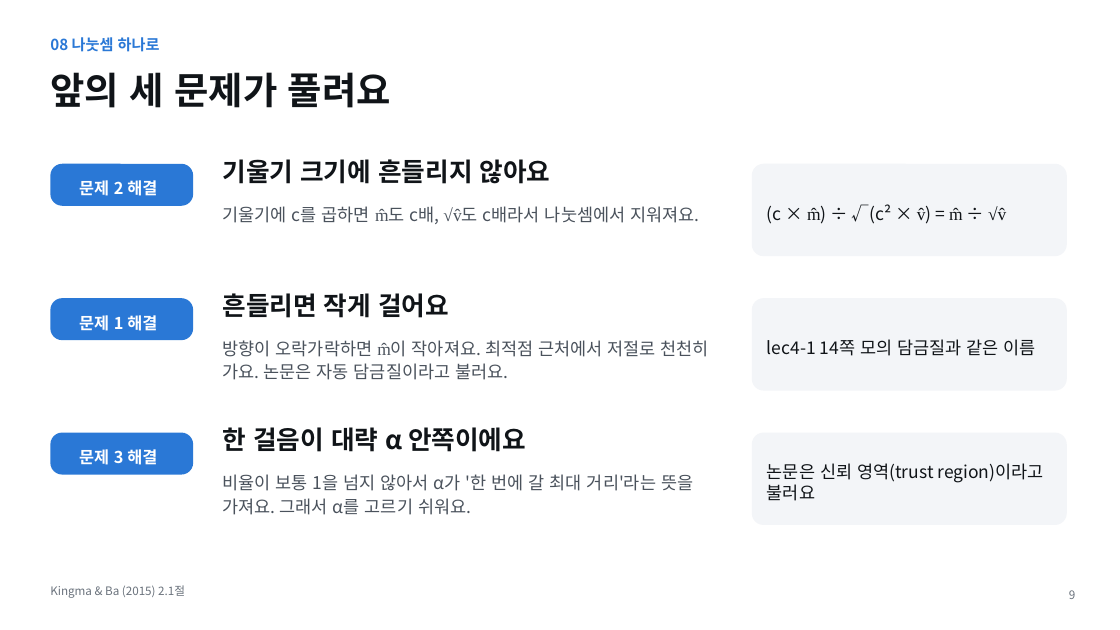
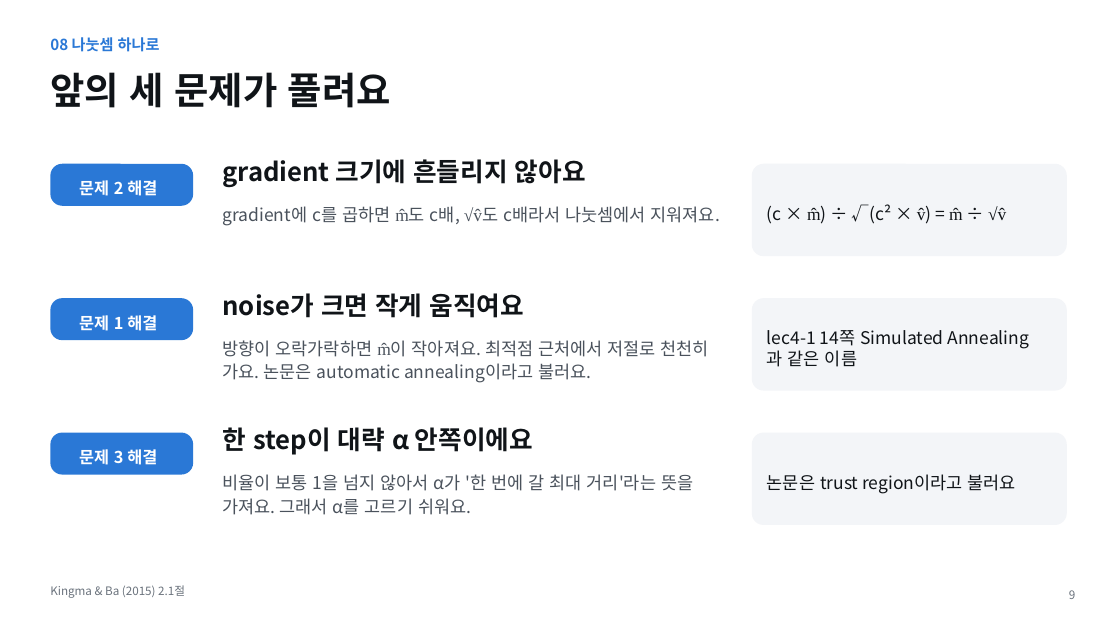
Before and after one commit to tkdgh123/tkdgh123.github.io, a slide deck: slide 9 of adam/Adam_PaperSeminar.pptx. Drawn at 1120x630 pixels with LibreOffice and Linux fonts; fonts in the diff are those of the drawing. Boxes give left, top, right and bottom in pixels: in the first picture for what was removed or moved away, otherwise in the second. Text is boxed around its words. In the diff, an @@ line names an element or a change of style, - is before the commit and + after.

```diff
--- a/adam/Adam_PaperSeminar.pptx
+++ b/adam/Adam_PaperSeminar.pptx
@@ text at <box>223,159,586,187</box>: text changed @@
-기울기 크기에 흔들리지 않아요
+gradient 크기에 흔들리지 않아요
@@ text at <box>223,206,720,226</box>: text changed @@
-기울기에 c를 곱하면 m̂도 c배, √v̂도 c배라서 나눗셈에서 지워져요.
+gradient에 c를 곱하면 m̂도 c배, √v̂도 c배라서 나눗셈에서 지워져요.
@@ text at <box>223,293,524,318</box>: text changed @@
-흔들리면 작게 걸어요
+noise가 크면 작게 움직여요
@@ text at <box>223,340,709,383</box>: text changed @@
-방향이 오락가락하면 m̂이 작아져요. 최적점 근처에서 저절로 천천히 가요. 논문은 자동 담금질이라고 불러요.
+방향이 오락가락하면 m̂이 작아져요. 최적점 근처에서 저절로 천천히 가요. 논문은 automatic annealing이라고 불러요.
@@ text in rounded rectangle at <box>767,330,943,367</box>: text changed @@
-lec4-1 14쪽 모의 담금질과 같은 이름
+lec4-1 14쪽 Simulated Annealing과 같은 이름
@@ text at <box>223,427,533,455</box>: text changed @@
-한 걸음이 대략 α 안쪽이에요
+한 step이 대략 α 안쪽이에요
@@ text in rounded rectangle at <box>767,474,1016,494</box>: text changed @@
-논문은 신뢰 영역(trust region)이라고 불러요
+논문은 trust region이라고 불러요
```
Also in this commit, not shown: 16 other slides changed, 2 other files.
